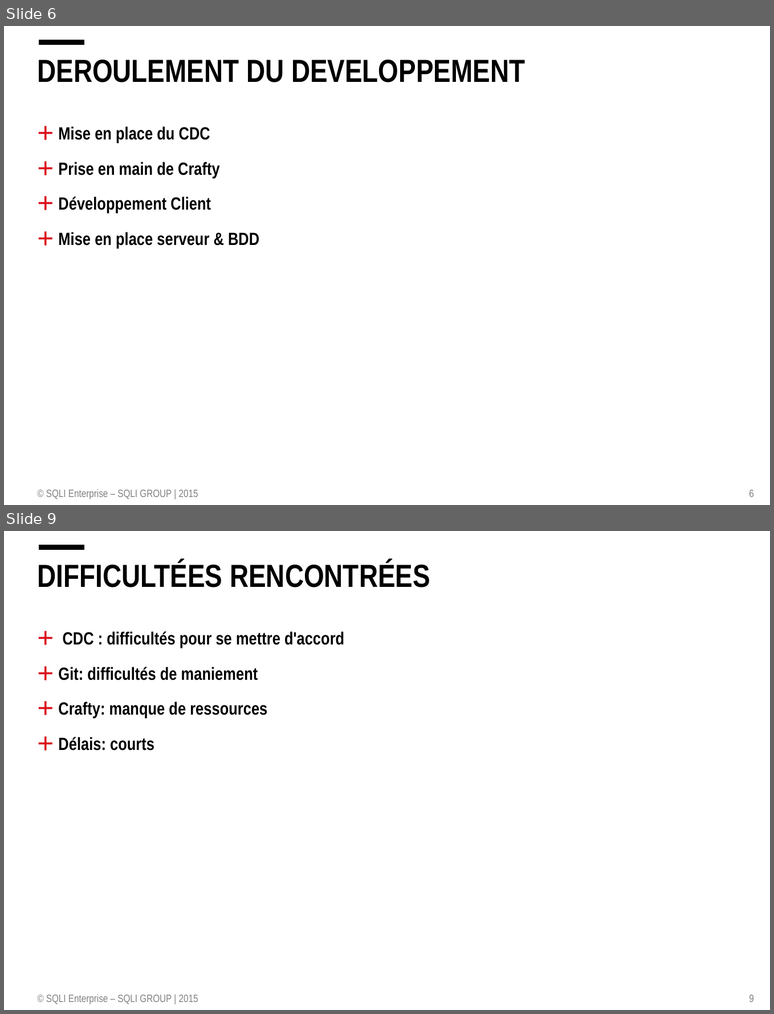
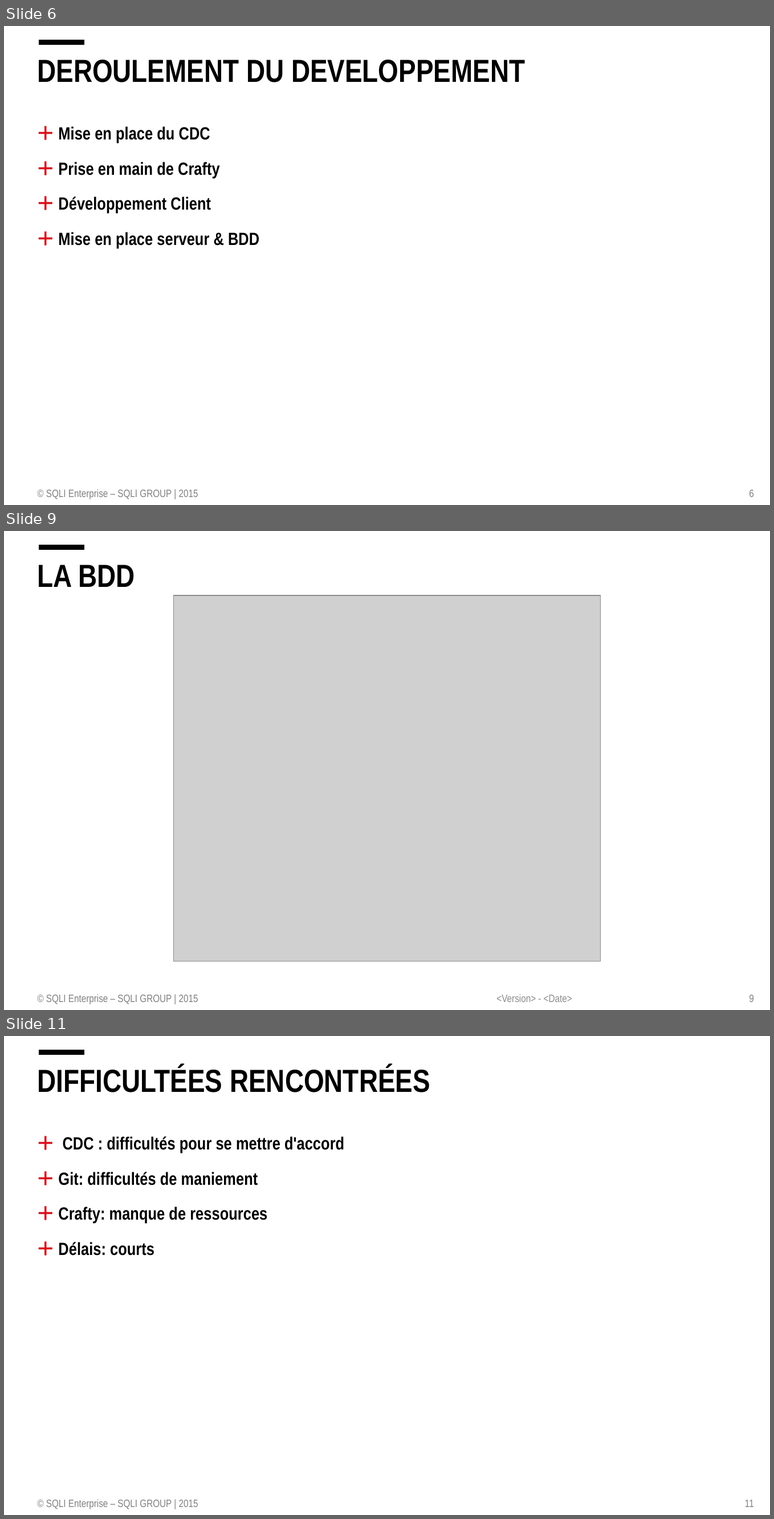
Before and after one commit to Persaver/simPolServer, a slide deck: Presentation/presentation.pptx. Shown one above the other, each under a label of ours: slides 6 and 9 before the commit, slides 6, 9 and 11 after it; the slides between them are not shown. The pictures are 774x1014 and 774x1519 pixels, drawn with LibreOffice and Linux fonts; fonts in the diff are those of the drawing; grey boxes stand for pictures; background and template pictures are left out. Boxes give left, top, right and bottom in pixels: in the first picture for what was removed or moved away, otherwise in the second. Text is boxed around its words. In the diff, an @@ line names an element or a change of style, - is before the commit and + after.

```diff
--- a/Presentation/presentation.pptx
+++ b/Presentation/presentation.pptx
@@ slide 9 added at (x1=4, y1=531, x2=770, y2=1010), background #FFFFFF; not listed: 1 template element that a slide beside it also shows @@
@@ title added at (x1=37, y1=565, x2=135, y2=587), 30 pt, text #000000, bold @@
+LA BDD
@@ picture added at (x1=173, y1=595, x2=600, y2=961) @@
@@ text added at (x1=46, y1=994, x2=198, y2=1004), 10 pt, text #808080 @@
+© SQLI Enterprise – SQLI GROUP | 2015
@@ text added at (x1=496, y1=994, x2=572, y2=1002), 10 pt, text #8C8C8C @@
+<Version> - <Date>
@@ page number added at (x1=749, y1=994, x2=754, y2=1002), 10 pt, text #808080 @@
+9
@@ what was slide 9 is now slide 11 @@
@@ page number at (x1=745, y1=1499, x2=754, y2=1507): text changed @@
-9
+11
```
Also in this commit, not shown: 2 slides changed, 1 other slide added, 4 other files.
